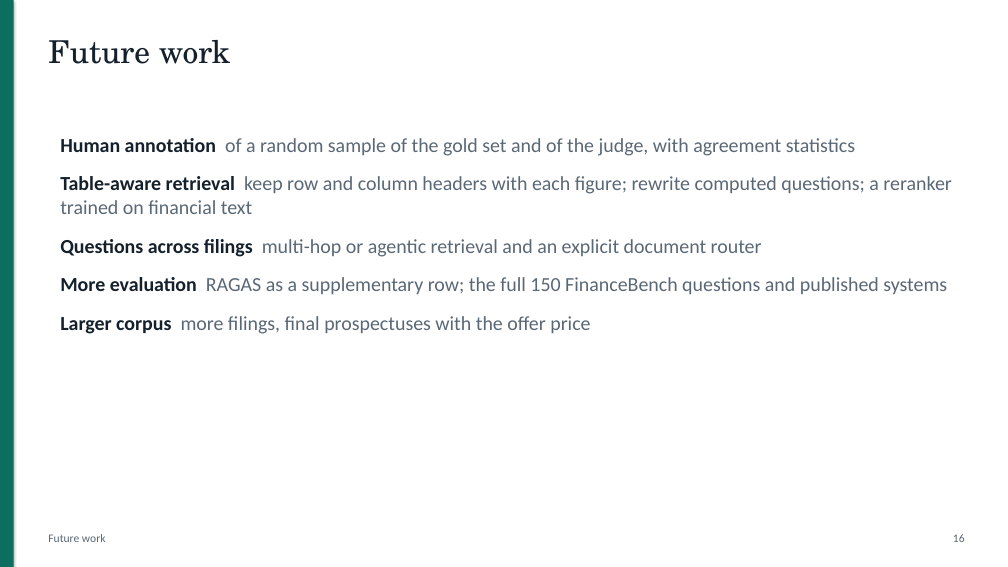
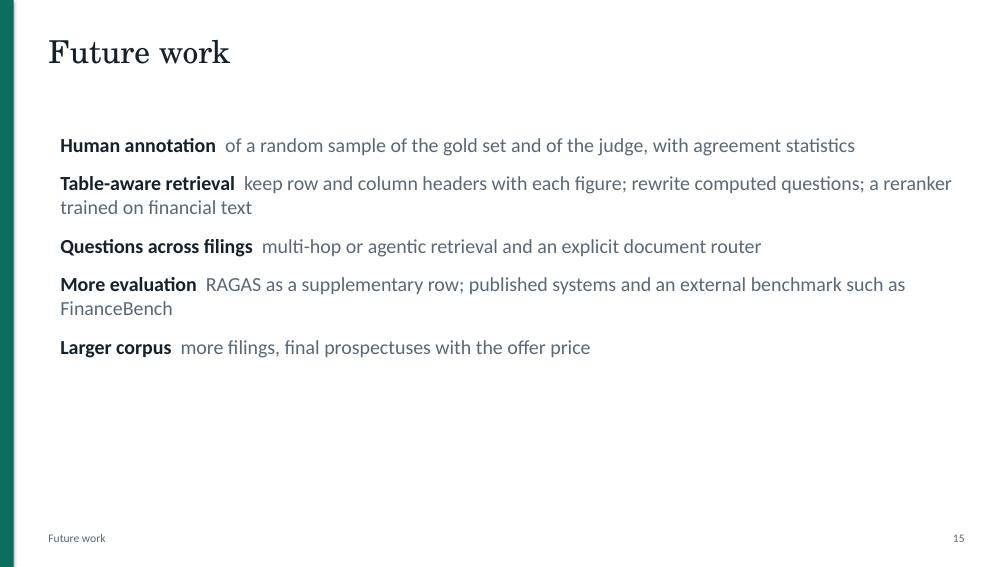
Before and after one commit to DarkkReaper007/RAG-for-financial-analysis, a slide deck: slide 15 of paper/slides.pptx (slide 16 before the commit). Drawn at 1008x567 pixels with LibreOffice and Linux fonts; fonts in the diff are those of the drawing. Boxes give left, top, right and bottom in pixels: in the first picture for what was removed or moved away, otherwise in the second. Text is boxed around its words. In the diff, an @@ line names an element or a change of style, - is before the commit and + after.

```diff
--- a/paper/slides.pptx
+++ b/paper/slides.pptx
@@ text at [60,277,905,315]: text changed @@
-More evaluation RAGAS as a supplementary row; the full 150 FinanceBench questions and published systems
+More evaluation RAGAS as a supplementary row; published systems and an external benchmark such as FinanceBench
@@ text at [953,534,965,542]: text changed @@
-16
+15
```
Also in this commit, not shown: 7 other slides changed, 1 slide removed, 14 other files.
